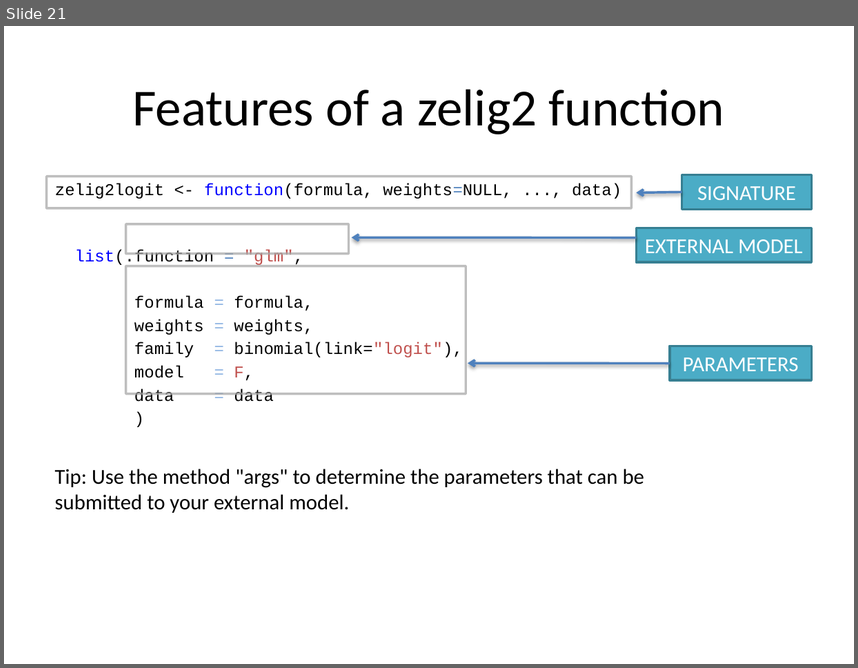
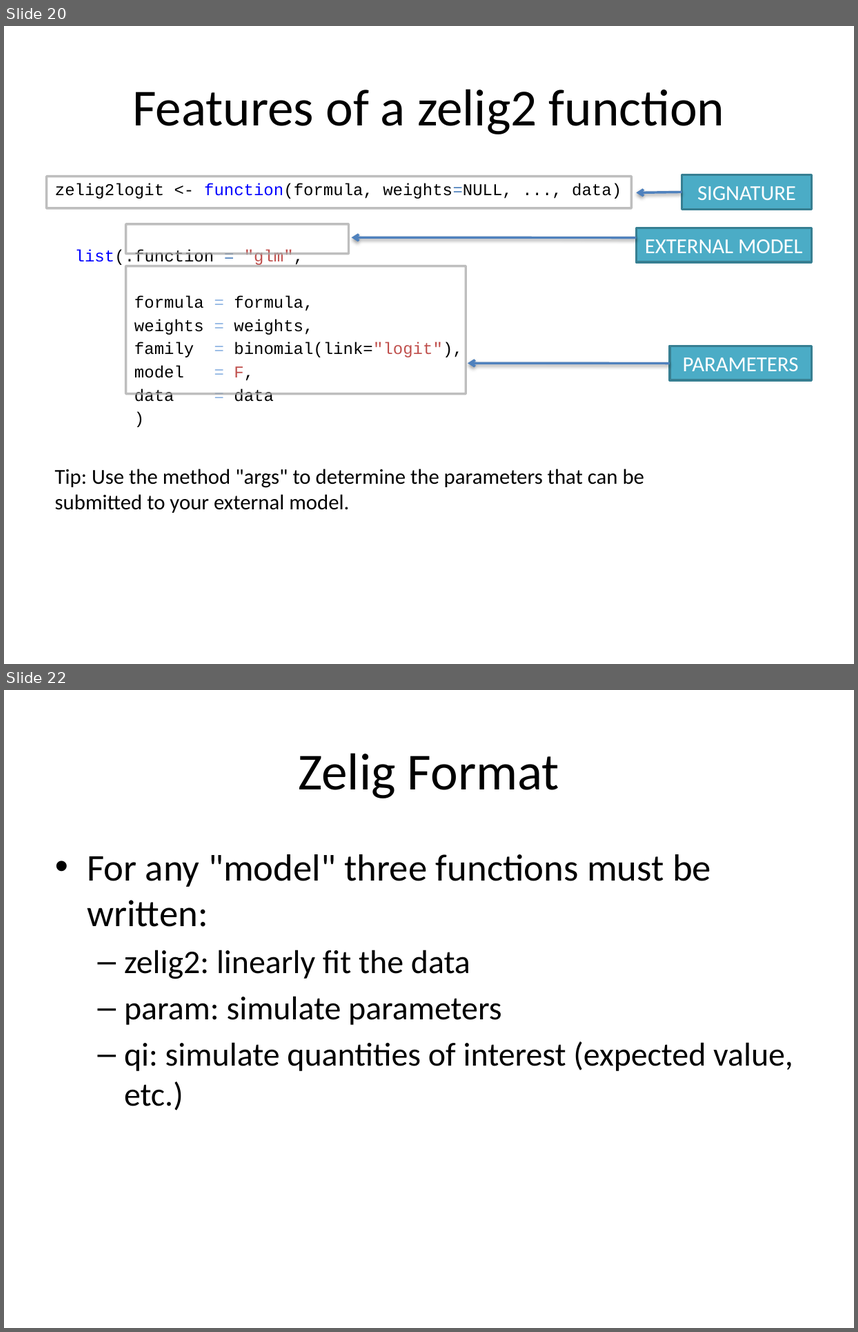
Before and after one commit to IQSS/Zelig4-Documentation, a slide deck: January-Class/Zelig4_zelig2.pptx. Shown one above the other, each under a label of ours: slide 21 before the commit, slides 20 and 22 after it; the slides between them are not shown. The pictures are 858x668 and 858x1332 pixels, drawn with LibreOffice and Linux fonts; fonts in the diff are those of the drawing. Boxes give left, top, right and bottom in pixels: in the first picture for what was removed or moved away, otherwise in the second. Text is boxed around its words. In the diff, an @@ line names an element or a change of style, - is before the commit and + after.

```diff
--- a/January-Class/Zelig4_zelig2.pptx
+++ b/January-Class/Zelig4_zelig2.pptx
@@ slide 22 added at (x1=4, y1=690, x2=854, y2=1328), background #FFFFFF @@
@@ title added at (x1=298, y1=753, x2=559, y2=798), 44 pt, text #000000 @@
+Zelig Format
@@ text added at (x1=87, y1=854, x2=793, y2=1110), 28 pt, text #000000 @@
+• For any "model" three functions must be written:
+  – zelig2: linearly fit the data
+  – param: simulate parameters
+  – qi: simulate quantities of interest (expected value, etc.)
@@ what was slide 21 is now slide 20 @@
```
Also in this commit, not shown: 5 other slides added, 3 other files.
